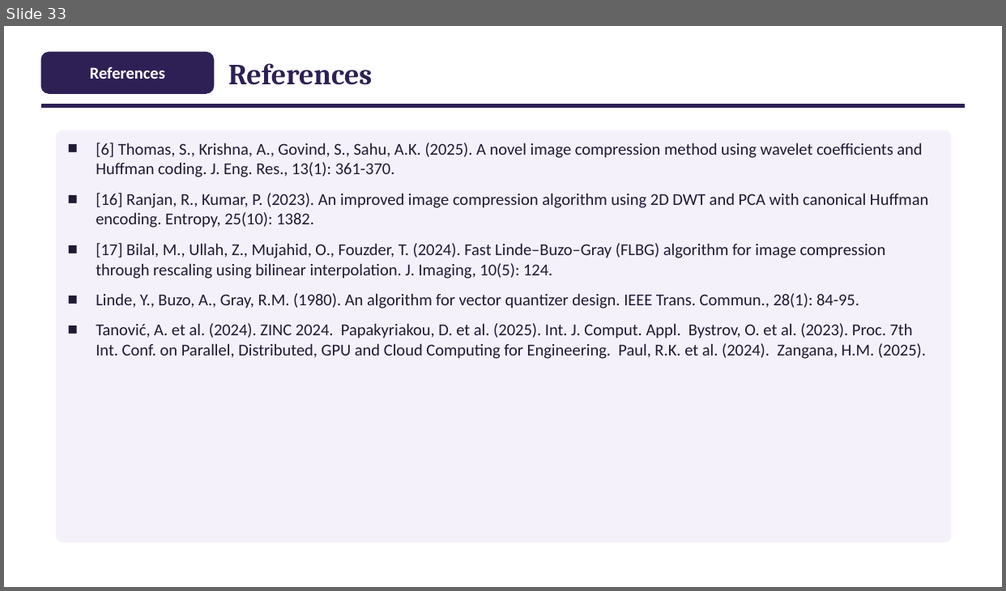
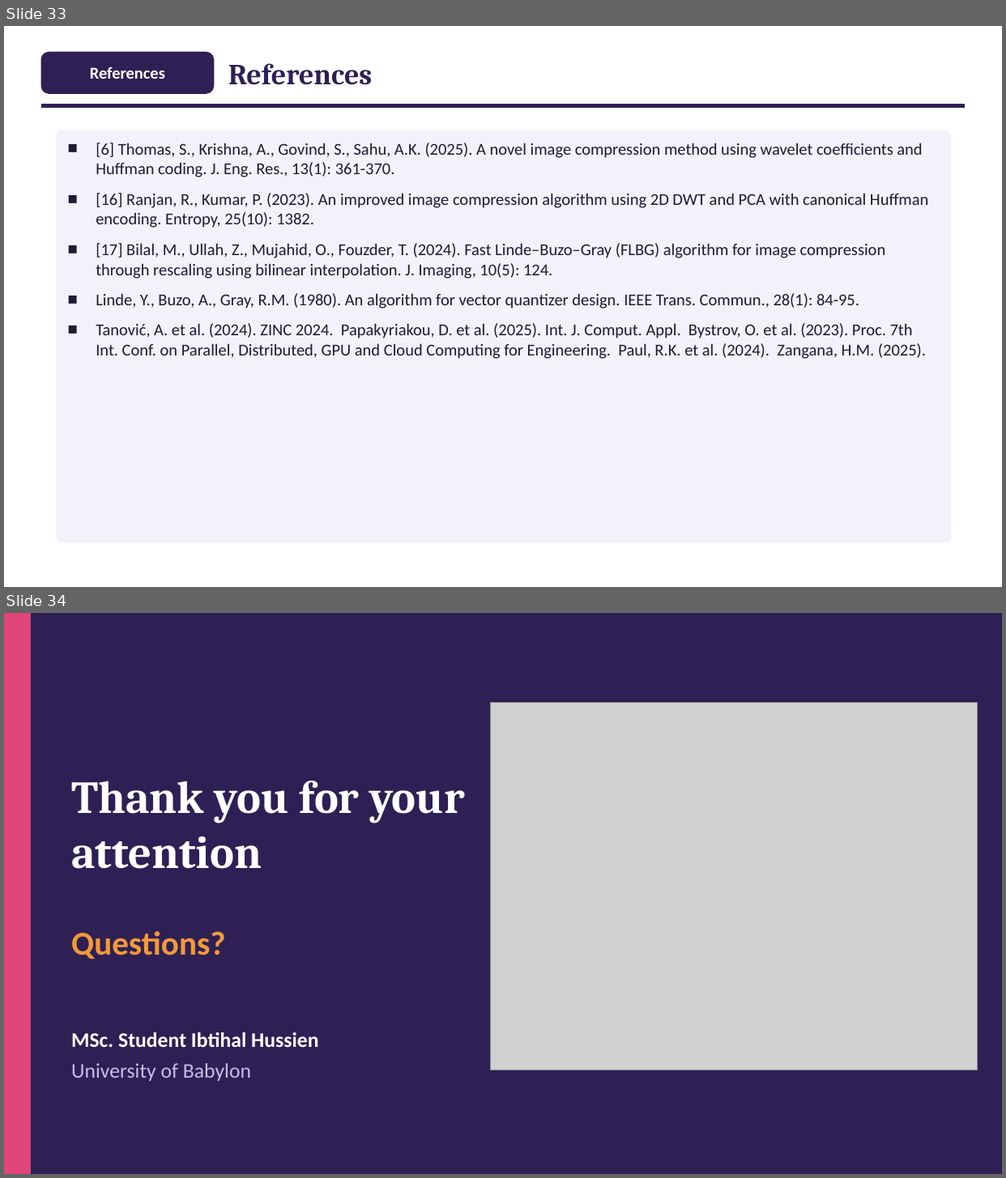
Before and after one commit to ibtihal-cpu/mihk, a slide deck: results/seminar/figs/Seminar_Ibtihal_FINAL.pptx. Shown one above the other, each under a label of ours: slide 33 before the commit, slides 33 and 34 after it. The pictures are 1006x591 and 1006x1178 pixels, drawn with LibreOffice and Linux fonts; fonts in the diff are those of the drawing; grey boxes stand for pictures. Boxes give left, top, right and bottom in pixels: in the first picture for what was removed or moved away, otherwise in the second. Text is boxed around its words. In the diff, an @@ line names an element or a change of style, - is before the commit and + after.

```diff
--- a/results/seminar/figs/Seminar_Ibtihal_FINAL.pptx
+++ b/results/seminar/figs/Seminar_Ibtihal_FINAL.pptx
@@ slide 34 added at (4, 613, 1002, 1174), background #2E2055 @@
@@ rectangle added at (4, 613, 1002, 1174), fill #2E2055, outline #2E2055 1 pt @@
@@ rectangle added at (4, 613, 30, 1174), fill #E0457B, outline #E0457B 1 pt @@
@@ picture added at (491, 703, 978, 1071) @@
@@ text added at (71, 781, 465, 869), 44 pt, text #FFFFFF, bold @@
+Thank you for your attention
@@ text added at (71, 931, 225, 959), 32 pt, text #F2993A, bold @@
+Questions?
@@ text added at (71, 1033, 319, 1081), 20 pt, text #FFFFFF, bold @@
+MSc. Student Ibtihal Hussien
+University of Babylon
```
Also in this commit, not shown: 4 other files.
